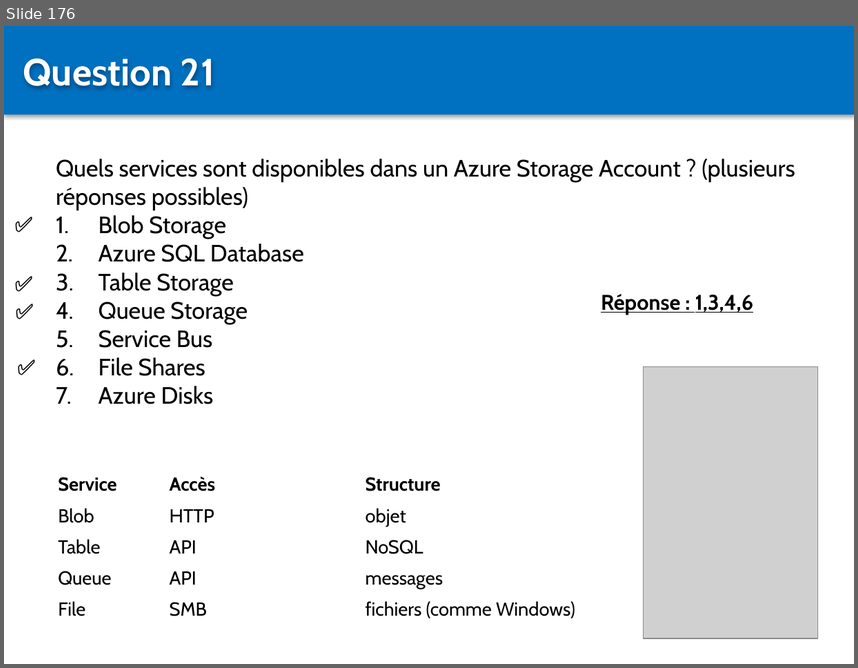
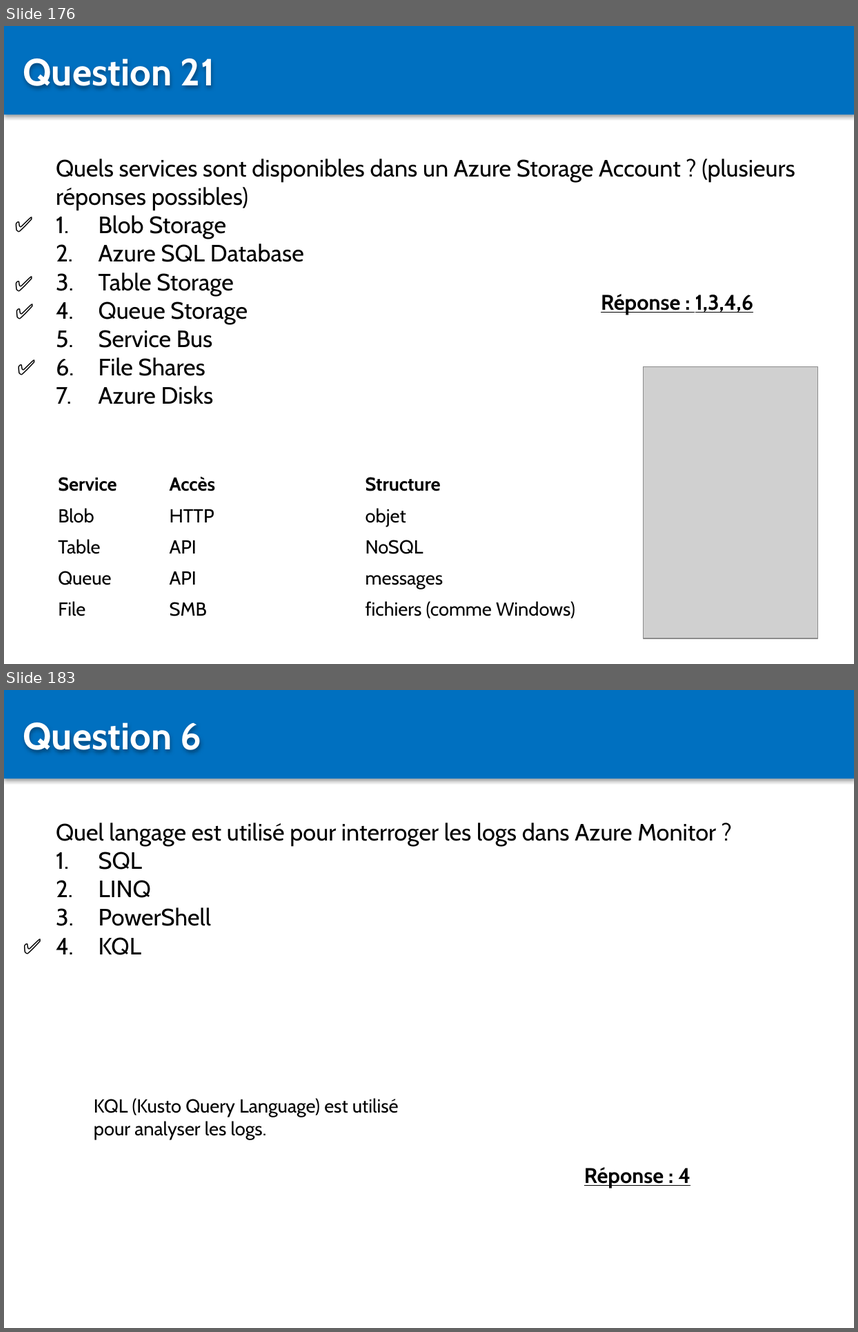
Before and after one commit to Sybaris-Classroom/az-204, a slide deck: Quiz/Quiz.pptx. Shown one above the other, each under a label of ours: slide 176 before the commit, slides 176 and 183 after it; the slides between them are not shown. The pictures are 858x668 and 858x1332 pixels, drawn with LibreOffice and Linux fonts; fonts in the diff are those of the drawing; grey boxes stand for pictures. Boxes give left, top, right and bottom in pixels: in the first picture for what was removed or moved away, otherwise in the second. Text is boxed around its words. In the diff, an @@ line names an element or a change of style, - is before the commit and + after.

```diff
--- a/Quiz/Quiz.pptx
+++ b/Quiz/Quiz.pptx
@@ slide 183 added at [4,690,854,1328], background #FFFFFF @@
@@ rectangle added at [4,690,854,778], fill #0070C0 @@
@@ text added at [23,722,202,752], 32 pt, text #FFFFFF, bold @@
+Question 6
@@ text added at [56,822,716,955], 20 pt, text #000000 @@
+Quel langage est utilisé pour interroger les logs dans Azure Monitor ?
+1. SQL
+2. LINQ
+3. PowerShell
+4. KQL
@@ text added at [15,929,67,963], 18 pt, text #000000, bold @@
+✅
@@ text added at [94,1098,399,1139], 16 pt, text #000000 @@
+KQL (Kusto Query Language) est utilisé pour analyser les logs.
@@ text added at [584,1167,691,1187], 18 pt, text #000000, bold, underline @@
+Réponse : 4
```
Also in this commit, not shown: 1 slide changed, 22 other slides added, 6 other files.
